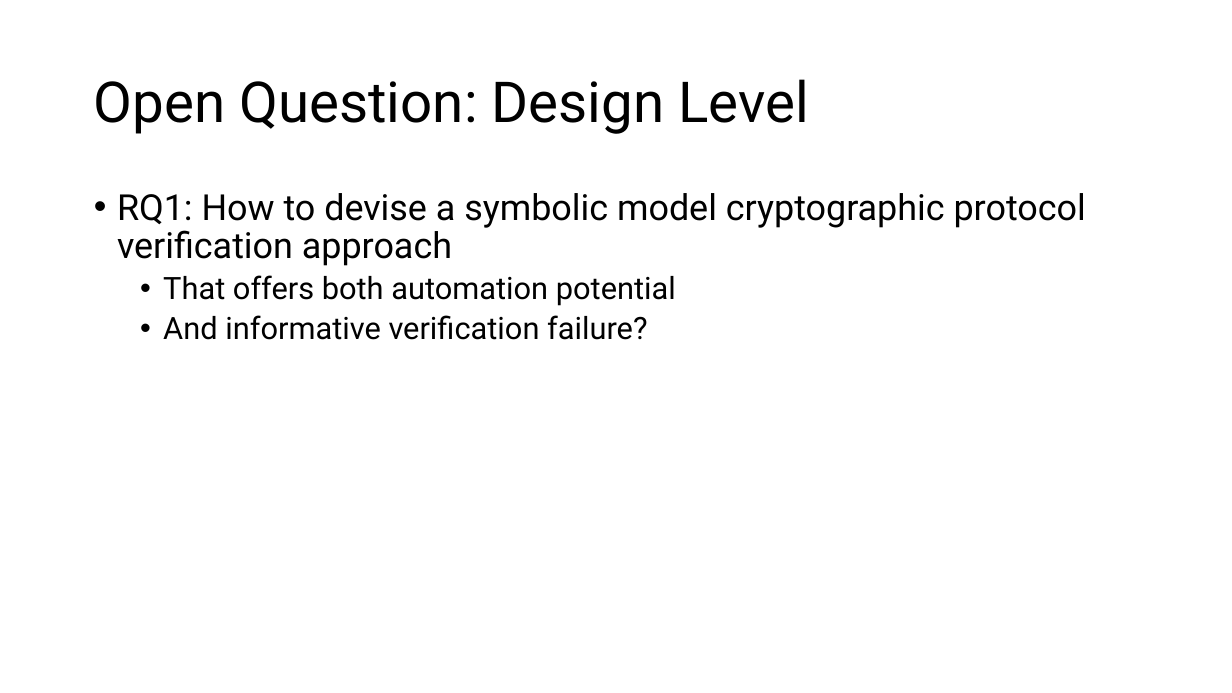
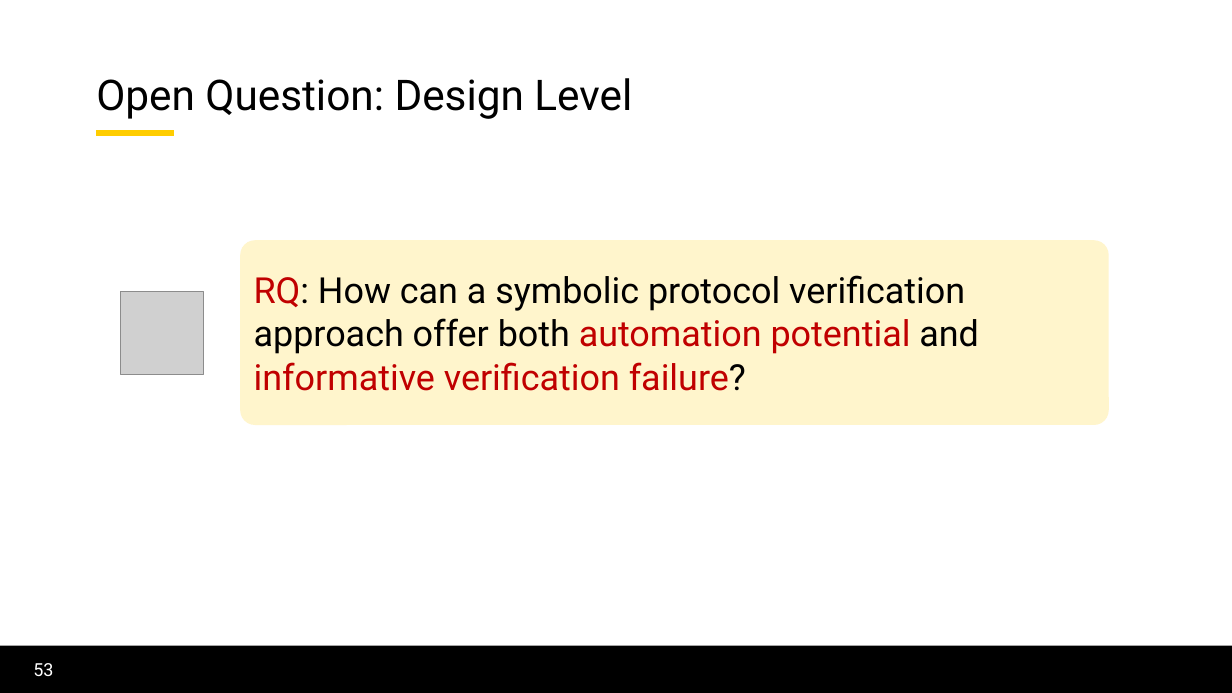
Before and after one commit to lorchrob/thesis_proposal_slides, a slide deck: slide 53 of slides.pptx (slide 33 before the commit). Drawn at 1232x693 pixels with LibreOffice and Linux fonts; fonts in the diff are those of the drawing; grey boxes stand for pictures; background and template pictures are left out. Boxes give left, top, right and bottom in pixels: in the first picture for what was removed or moved away, otherwise in the second. Text is boxed around its words. In the diff, an @@ line names an element or a change of style, - is before the commit and + after.

```diff
--- a/slides.pptx
+++ b/slides.pptx
@@ title "Open Question: Design Level" at (96,78,632,119): size 44 to 33 pt @@
@@ line added from (96, 133) to (174, 133), #FFCD00 5 pt @@
@@ rounded rectangle "RQ: How can a symbolic ...": place and size @@
-rounded rectangle "RQ: How can a symbolic ..." at (117,193,1086,340)
+rounded rectangle "RQ: How can a symbolic ..." at (240,240,1109,425)
@@ rounded rectangle "RQ: How can a symbolic ..." at (240,240,1109,425): vertical alignment top to middle; fill none to #FFF5CC @@
@@ picture added at (120,291,203,374) @@
@@ text in rounded rectangle at (254,275,979,391): text changed @@
-• RQ1: How to devise a symbolic model cryptographic protocol verification approach
-  • That offers both automation potential
-  • And informative verification failure?
+RQ: How can a symbolic protocol verification approach offer both automation potential and informative verification failure?
@@ rectangle added at (0,646,1232,693), fill #000000 @@
@@ page number added at (33,663,53,676), 14 pt, text #FFFFFF @@
+53
```
Also in this commit, not shown: 7 other slides changed, 102 slides added, 50 slides removed.
